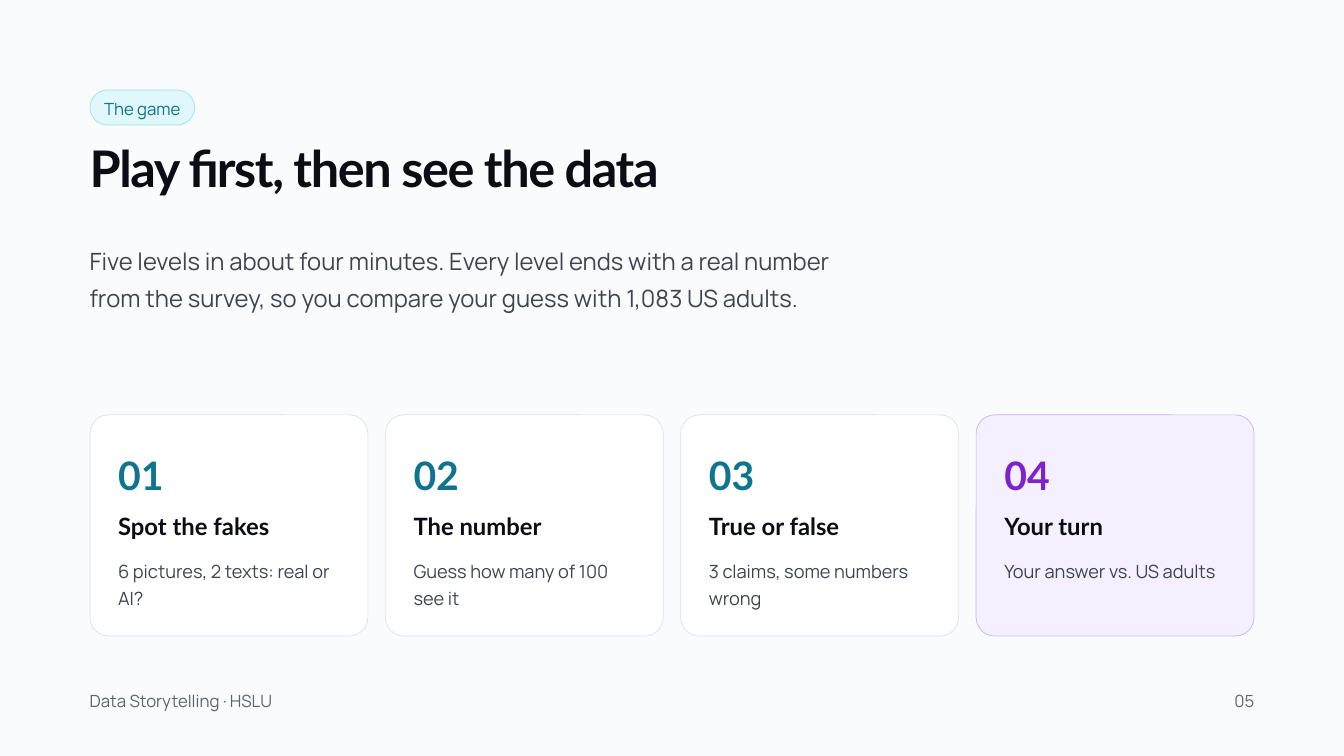
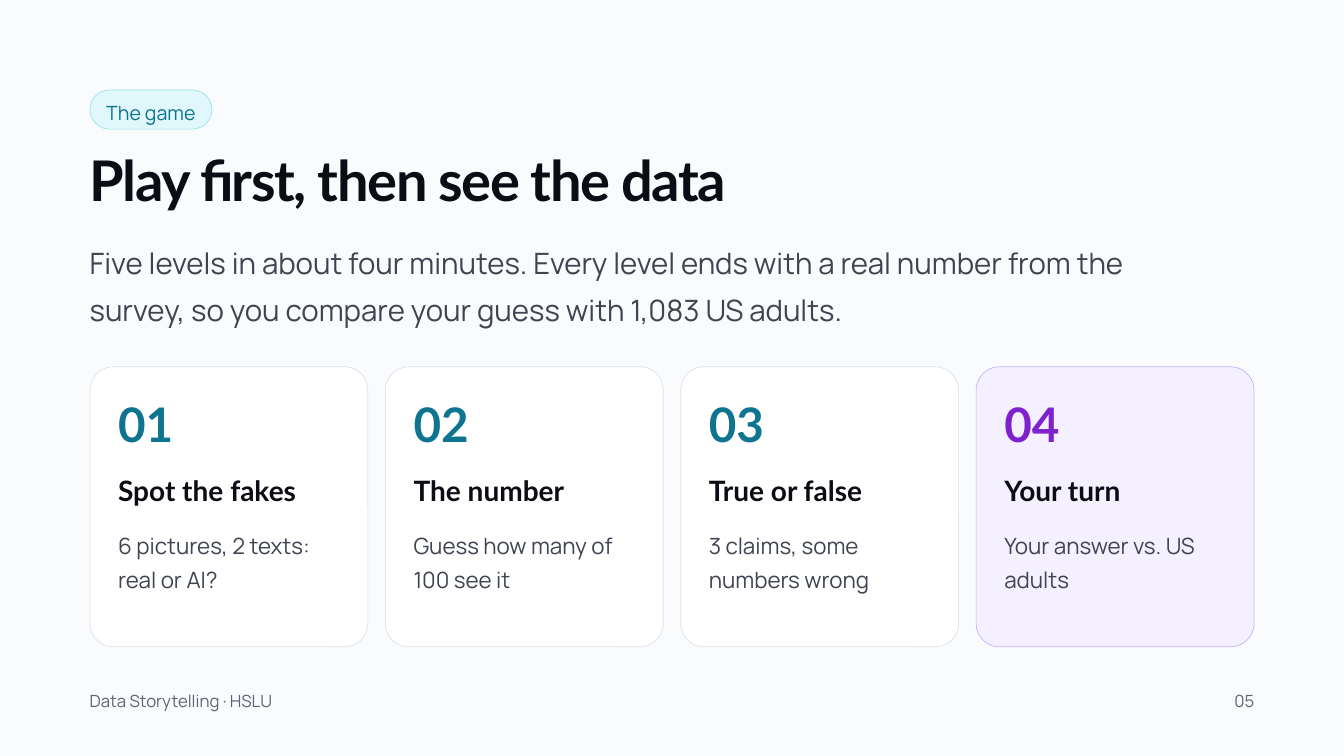
Before and after one commit to AdhurimThaqi/dataset-datastorytelling, a slide deck: slide 5 of Final-presentation/Real-or-AI_final-presentation.pptx. Drawn at 1344x756 pixels with LibreOffice and Linux fonts; fonts in the diff are those of the drawing. Boxes give left, top, right and bottom in pixels: in the first picture for what was removed or moved away, otherwise in the second. Text is boxed around its words. In the diff, an @@ line names an element or a change of style, - is before the commit and + after.

Commit message:
Presentation: bigger type, fuller layout, soft gradient edge
- Text 20-22 pt, titles 40 pt; charts, cards, table and image
  slides fill the slide
- Cover and closing slide: band fades into the white page
- HTML slides updated to match the PPTX/PDF

```diff
--- a/Final-presentation/Real-or-AI_final-presentation.pptx
+++ b/Final-presentation/Real-or-AI_final-presentation.pptx
@@ rounded rectangle "The game": place and size @@
-rounded rectangle "The game" at (90, 90, 195, 125)
+rounded rectangle "The game" at (90, 90, 212, 129)
@@ rounded rectangle "The game" at (90, 90, 212, 129): size 12 to 14 pt; line spacing 16.8pt to 1.25 @@
@@ title "Play first, then see the ..." at (90, 159, 726, 211): size 36 to 40 pt; line spacing 41.4pt to 1.1 @@
@@ text "Five levels in about four ..." at (90, 252, 1123, 329): size 17 to 21 pt; line spacing 26.4pt to 1.35 @@
@@ rounded rectangle: place and size @@
-rounded rectangle at (90, 415, 368, 636)
+rounded rectangle at (90, 367, 368, 647)
@@ rounded rectangle: place and size @@
-rounded rectangle at (385, 415, 663, 636)
+rounded rectangle at (385, 367, 663, 647)
@@ rounded rectangle: place and size @@
-rounded rectangle at (681, 415, 959, 636)
+rounded rectangle at (681, 367, 959, 647)
@@ rounded rectangle: place and size @@
-rounded rectangle at (976, 415, 1254, 636)
+rounded rectangle at (976, 367, 1254, 647)
@@ text "01": place and size @@
-text "01" at (118, 461, 163, 491)
+text "01" at (118, 407, 173, 443)
@@ text "02": place and size @@
-text "02" at (414, 461, 459, 491)
+text "02" at (414, 407, 469, 443)
@@ text "03": place and size @@
-text "03" at (709, 461, 754, 491)
+text "03" at (709, 407, 764, 443)
@@ size 28 to 34 pt; line spacing 39.2pt to 1 in 4 elements at (118, 407, 173, 443), (414, 407, 469, 443), (709, 407, 764, 443), (1004, 407, 1059, 443) @@
@@ text "04": place and size @@
-text "04" at (1004, 461, 1049, 491)
+text "04" at (1004, 407, 1059, 443)
@@ text "Spot the fakes": place and size @@
-text "Spot the fakes" at (118, 517, 269, 539)
+text "Spot the fakes" at (118, 480, 296, 506)
@@ text "The number": place and size @@
-text "The number" at (414, 517, 542, 536)
+text "The number" at (414, 480, 564, 502)
@@ text "True or false": place and size @@
-text "True or false" at (709, 517, 840, 536)
+text "True or false" at (709, 480, 862, 502)
@@ size 17 to 20 pt; line spacing 20.4pt to 1.1 in 4 elements at (118, 480, 296, 506), (414, 480, 564, 502), (709, 480, 862, 502), (1004, 480, 1121, 502) @@
@@ text "Your turn": place and size @@
-text "Your turn" at (1004, 517, 1103, 535)
+text "Your turn" at (1004, 480, 1121, 502)
@@ text "6 pictures, 2 texts: real ...": place and size @@
-text "6 pictures, 2 texts: real ..." at (118, 564, 329, 605)
+text "6 pictures, 2 texts: real ..." at (118, 537, 310, 589)
@@ text "Guess how many of 100 ...": place and size @@
-text "Guess how many of 100 ..." at (414, 564, 608, 606)
+text "Guess how many of 100 ..." at (414, 537, 612, 589)
@@ text "3 claims, some numbers wrong": place and size @@
-text "3 claims, some numbers wrong" at (709, 564, 908, 610)
+text "3 claims, some numbers wrong" at (709, 537, 869, 594)
@@ size 13 to 16 pt; line spacing 19.5pt to 1.3 in 4 elements at (118, 537, 310, 589), (414, 537, 612, 589), (709, 537, 869, 594), (1004, 537, 1195, 589) @@
@@ text "Your answer vs. US adults": place and size @@
-text "Your answer vs. US adults" at (1004, 564, 1216, 579)
+text "Your answer vs. US adults" at (1004, 537, 1195, 589)
```
Also in this commit, not shown: 12 other slides changed, 5 other files.
